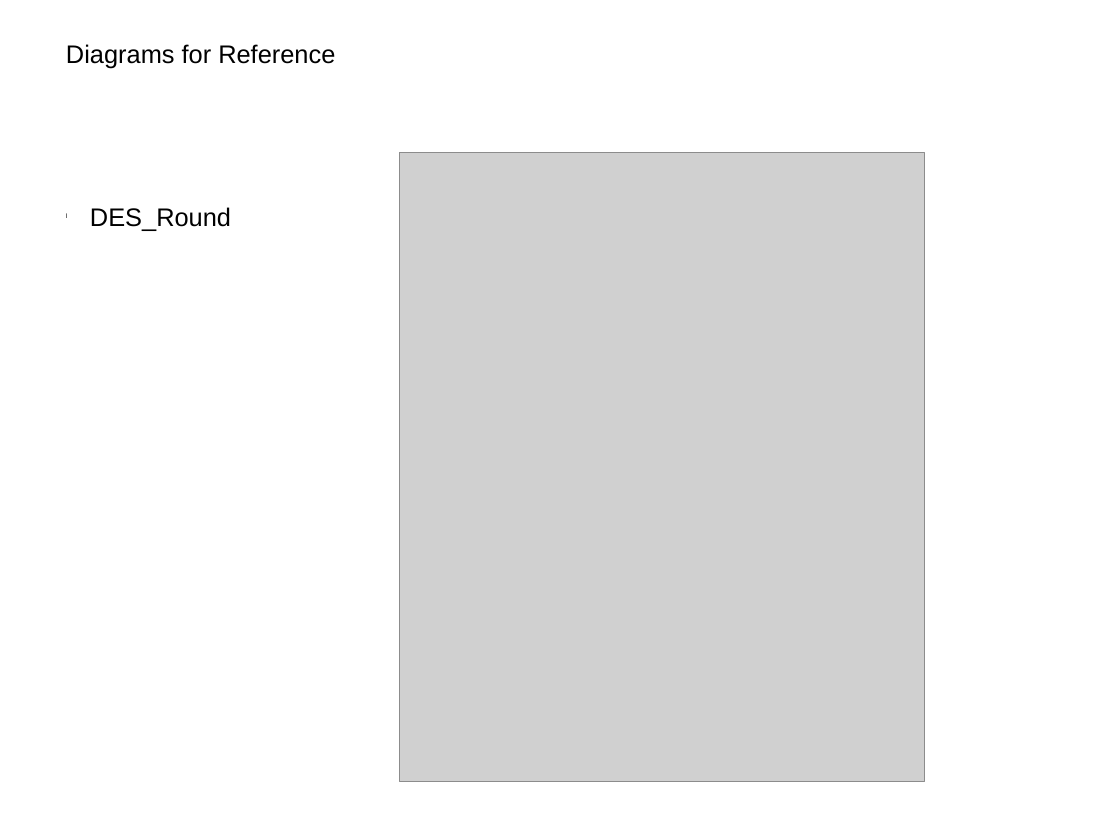
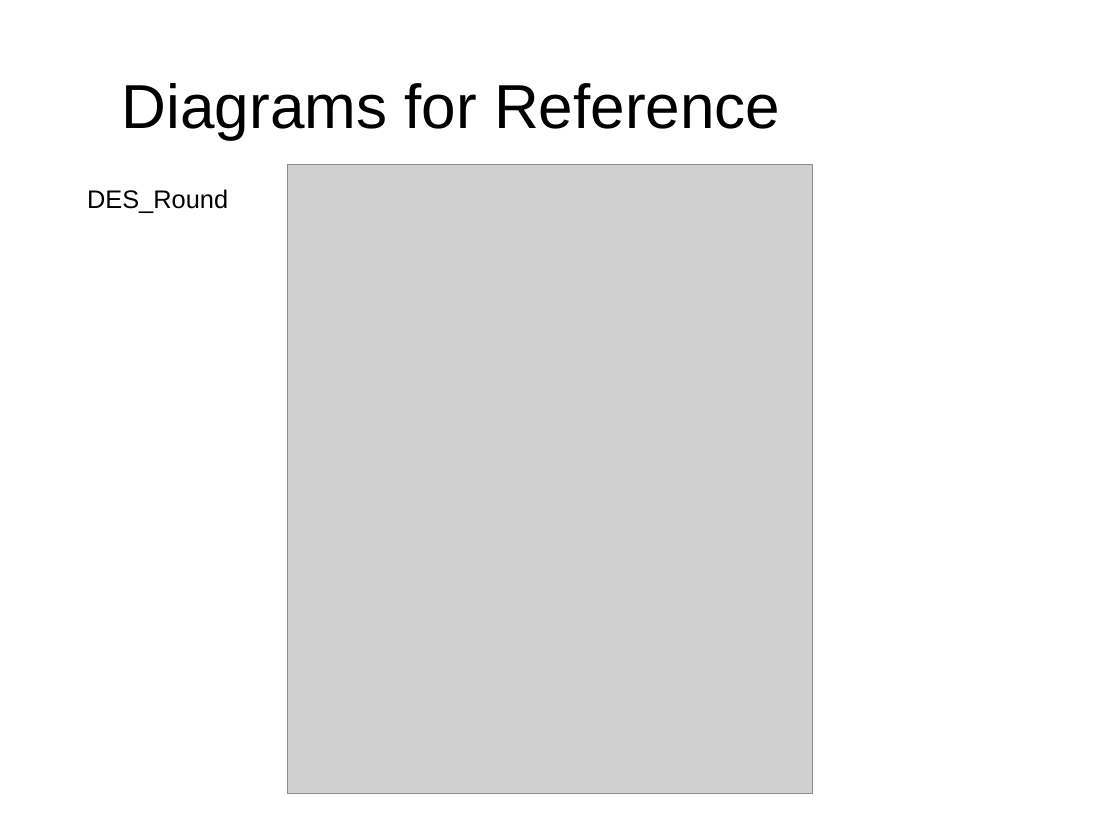
Before and after one commit to xzha/ECCDH3DES, a slide deck: slide 39 of docs/Final Presentation.pptx (slide 28 before the commit). Drawn at 1120x840 pixels with LibreOffice and Linux fonts; fonts in the diff are those of the drawing; grey boxes stand for pictures; background and template pictures are left out. Boxes give left, top, right and bottom in pixels: in the first picture for what was removed or moved away, otherwise in the second. Text is boxed around its words. In the diff, an @@ line names an element or a change of style, - is before the commit and + after.

```diff
--- a/docs/Final Presentation.pptx
+++ b/docs/Final Presentation.pptx
@@ text "Diagrams for Reference": place and size @@
-text "Diagrams for Reference" at (66, 44, 335, 69)
+text "Diagrams for Reference" at (122, 83, 780, 139)
@@ text "Diagrams for Reference" at (122, 83, 780, 139): size 18 to 44 pt @@
@@ text "DES_Round": place and size @@
-text "DES_Round" at (90, 207, 231, 231)
+text "DES_Round" at (87, 189, 228, 213)
@@ text "DES_Round" at (87, 189, 228, 213): bullet l to none @@
@@ picture: place and size @@
-picture at (399, 152, 925, 783)
+picture at (288, 165, 812, 795)
```
Also in this commit, not shown: 24 other slides changed, 17 slides added, 6 slides removed, 1 other file.
